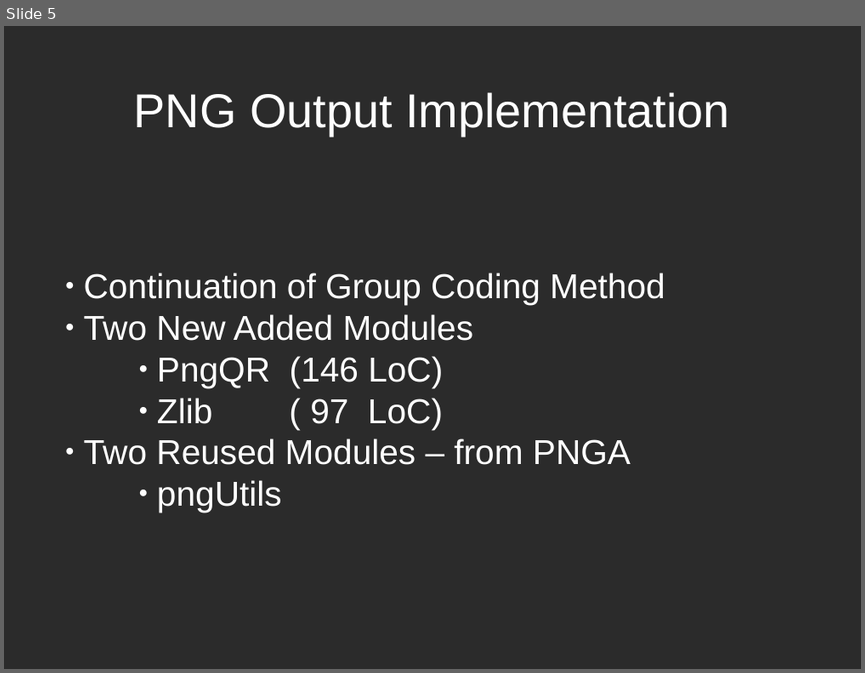
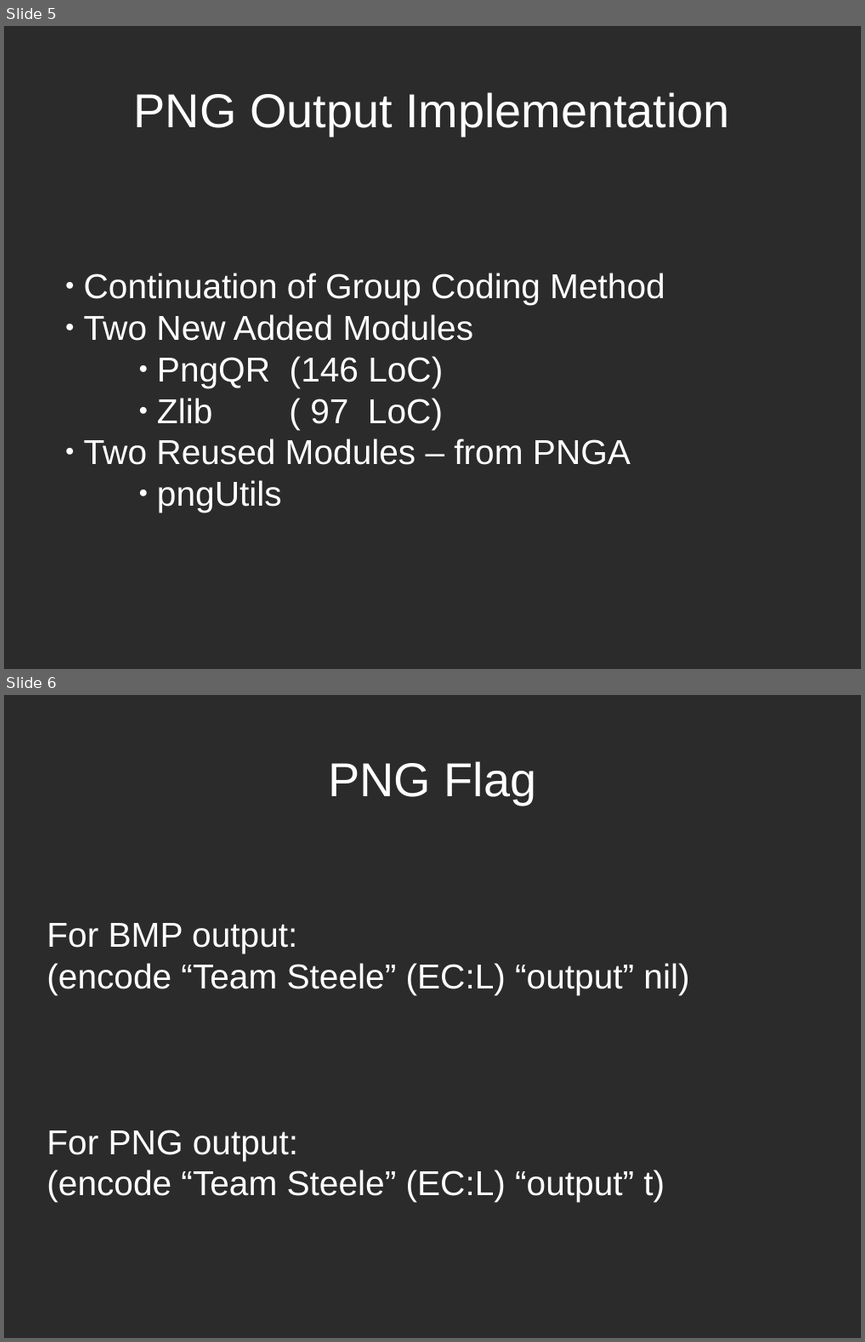
Before and after one commit to directrix1/se2, a slide deck: qr/Presentation.odp. Shown one above the other, each under a label of ours: slide 5 before the commit, slides 5 and 6 after it. The pictures are 865x673 and 865x1342 pixels, drawn with LibreOffice and Linux fonts; fonts in the diff are those of the drawing; background and template pictures are left out; a plain dark background stands for a picture behind light text. Boxes give left, top, right and bottom in pixels: in the first picture for what was removed or moved away, otherwise in the second. Text is boxed around its words. In the diff, an @@ line names an element or a change of style, - is before the commit and + after.

```diff
--- a/qr/Presentation.odp
+++ b/qr/Presentation.odp
@@ slide 6 added at (4, 695, 861, 1338), background picture (left out) @@
@@ title added at (328, 761, 537, 805), 44 pt, text #FFFFFF @@
+PNG Flag
@@ subtitle added at (46, 923, 689, 1202), 32 pt, text #FFFFFF @@
+For BMP output:
+(encode “Team Steele” (EC:L) “output” nil)
+For PNG output:
+(encode “Team Steele” (EC:L) “output” t)
```
Also in this commit, not shown: 1 other slide added.
